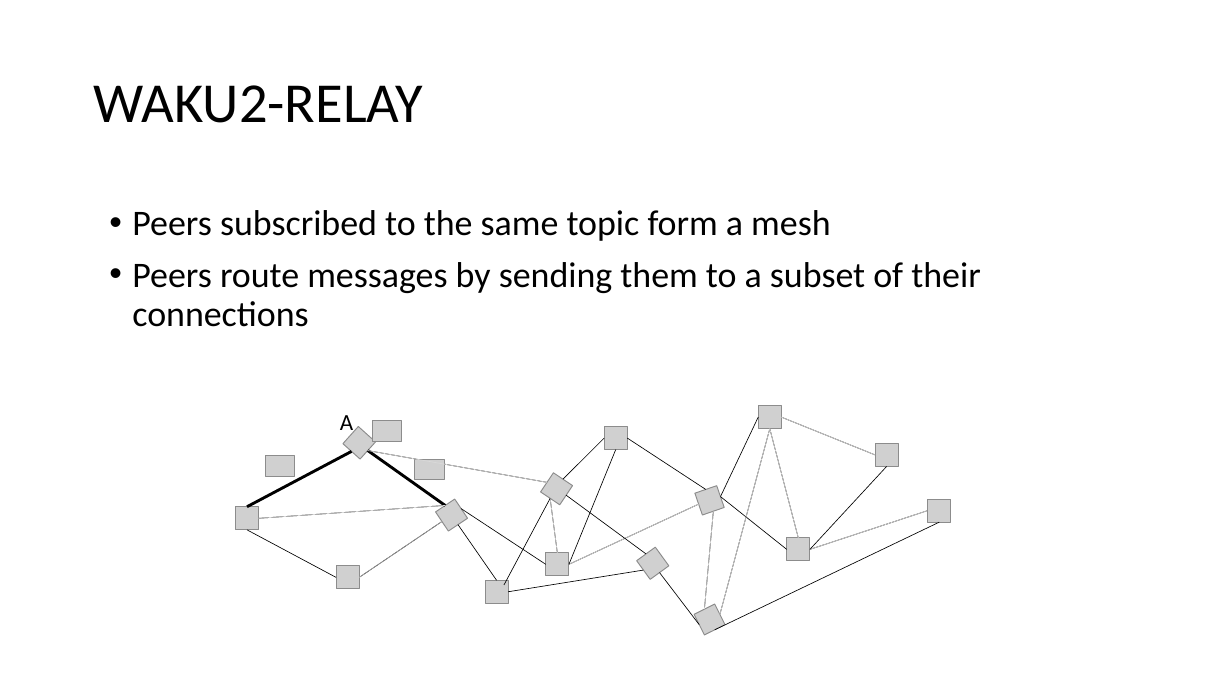
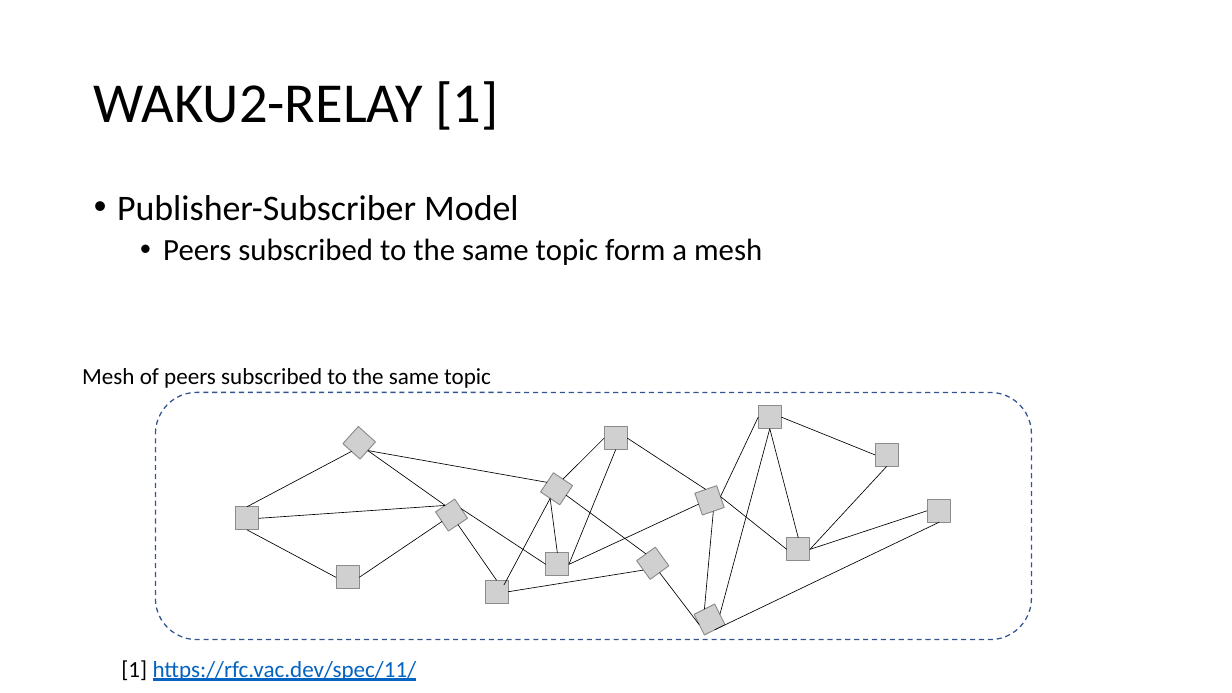
Before and after one commit to vacp2p/research, a slide deck: slide 6 of rln-research/presentations/11-2021-Tokenmics-Waku-rln-relay.pptx. Drawn at 1232x693 pixels with LibreOffice and Linux fonts; fonts in the diff are those of the drawing; grey boxes stand for pictures. Boxes give left, top, right and bottom in pixels: in the first picture for what was removed or moved away, otherwise in the second. Text is boxed around its words. In the diff, an @@ line names an element or a change of style, - is before the commit and + after.

Commit message:
revision on the waku relay description flow

```diff
--- a/rln-research/presentations/11-2021-Tokenmics-Waku-rln-relay.pptx
+++ b/rln-research/presentations/11-2021-Tokenmics-Waku-rln-relay.pptx
@@ title at (94, 81, 499, 130): text changed @@
-WAKU2-RELAY
+WAKU2-RELAY [1]
@@ text "Publisher-Subscriber Model": place and size @@
-text "Publisher-Subscriber Model" at (132, 210, 980, 327)
+text "Publisher-Subscriber Model" at (117, 195, 762, 265)
@@ text at (117, 195, 518, 221): paragraph added @@
+• Publisher-Subscriber Model
@@ text at (163, 238, 762, 265): size 28 to 24 pt in "Peers subscribed to the same topic form ..."; list level 1 to 2 in "Peers subscribed to the same ..." @@
@@ text at (132, 262, 980, 327): paragraph removed @@
-• Peers route messages by sending them to a subset of their connections
@@ text added at (82, 368, 491, 388), 18 pt, text #000000 @@
+Mesh of peers subscribed to the same topic
@@ rounded rectangle added at (155, 393, 1031, 640), outline #325491 1 pt dashed @@
@@ text removed at (340, 415, 353, 437) @@
-A
@@ line removed from (875, 455) to (782, 417) @@
@@ picture removed at (372, 421, 402, 441) @@
@@ line removed from (770, 429) to (720, 615) @@
@@ line removed from (799, 538) to (770, 429) @@
@@ line removed from (247, 506) to (351, 452) @@
@@ picture removed at (265, 456, 295, 476) @@
@@ line removed from (445, 506) to (368, 451) @@
@@ line removed from (547, 482) to (368, 451) @@
@@ picture removed at (415, 459, 445, 480) @@
@@ line removed from (259, 518) to (445, 506) @@
@@ line removed from (557, 553) to (550, 498) @@
@@ line removed from (699, 505) to (569, 565) @@
@@ line removed from (442, 521) to (360, 578) @@
@@ line removed from (714, 511) to (704, 609) @@
@@ line removed from (928, 511) to (811, 550) @@
@@ text added at (121, 660, 417, 681), 18 pt, text #0563C1, underline @@
+[1] https://rfc.vac.dev/spec/11/
```
Also in this commit, not shown: 5 other slides changed, 2 slides added, 2 slides removed.
